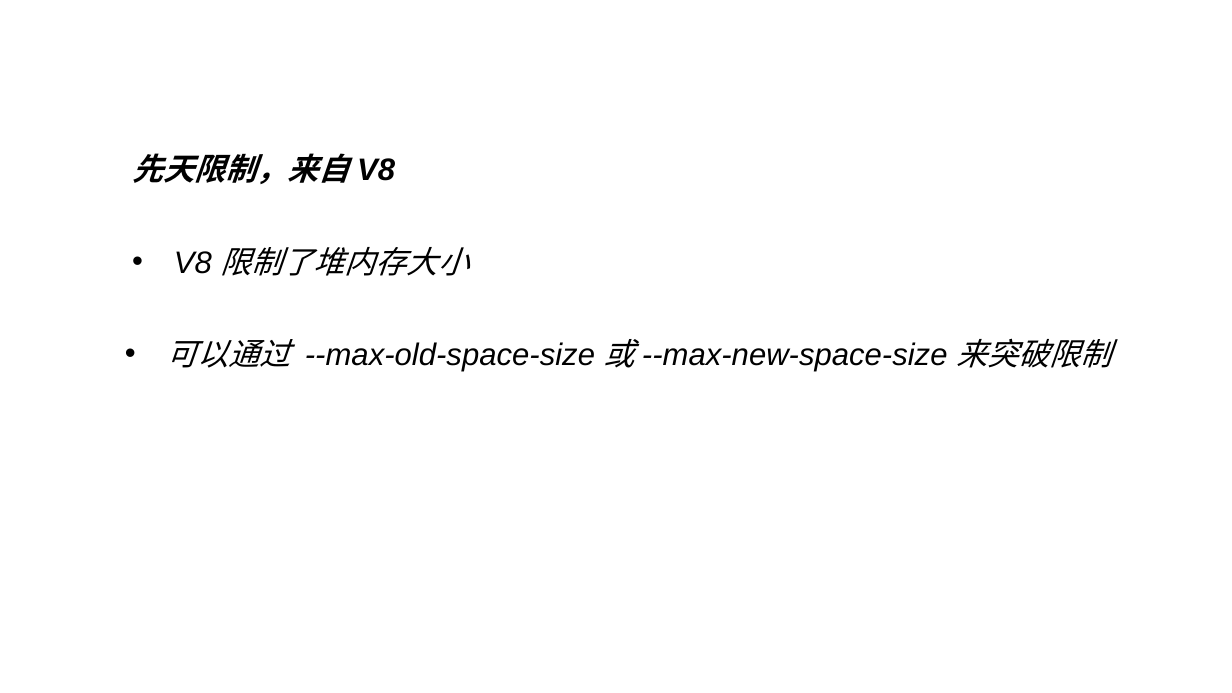
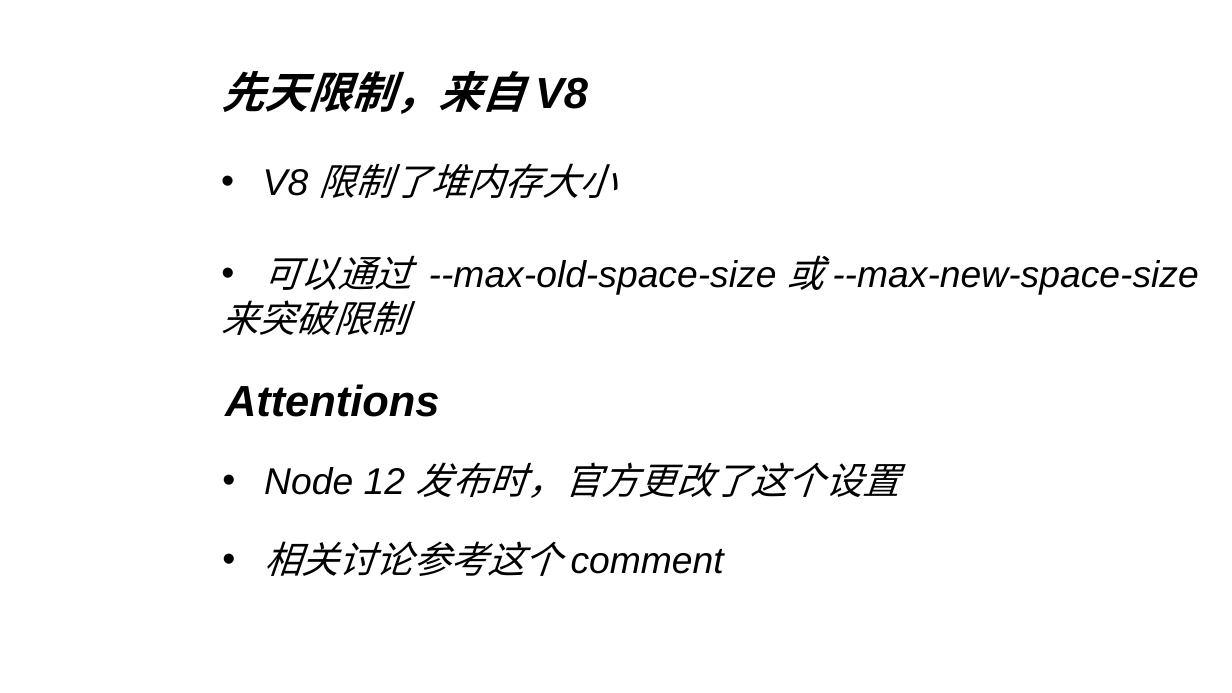
Before and after one commit to KEXUJIAN/stream-demo, a slide deck: slide 3 of stream.ppt. Drawn at 1232x693 pixels with LibreOffice and Linux fonts; fonts in the diff are those of the drawing. Boxes give left, top, right and bottom in pixels: in the first picture for what was removed or moved away, otherwise in the second. Text is boxed around its words. In the diff, an @@ line names an element or a change of style, - is before the commit and + after.

```diff
--- a/stream.ppt
+++ b/stream.ppt
@@ text "先天限制，来自 V8": place and size @@
-text "先天限制，来自 V8" at <box>132,153,395,184</box>
+text "先天限制，来自 V8" at <box>221,71,588,114</box>
@@ text "先天限制，来自 V8" at <box>221,71,588,114</box>: size 20 to 28 pt @@
@@ text "V8 限制了堆内存大小": place and size @@
-text "V8 限制了堆内存大小" at <box>174,247,469,276</box>
+text "V8 限制了堆内存大小" at <box>263,163,617,198</box>
@@ text "V8 限制了堆内存大小" at <box>263,163,617,198</box>: size 20 to 24 pt @@
@@ text at <box>221,255,1198,335</box>: text changed; size 20 to 24 pt @@
-• 可以通过 --max-old-space-size 或 --max-new-space-size 来突破限制
+• 可以通过 --max-old-space-size 或 --max-new-space-size
+来突破限制
@@ text added at <box>225,384,440,417</box>, 28 pt, text #000000, bold, italic @@
+Attentions
@@ text added at <box>264,462,899,498</box>, 24 pt, text #000000, italic @@
+• Node 12 发布时，官方更改了这个设置
@@ text added at <box>264,541,724,576</box>, 24 pt, text #000000, italic @@
+• 相关讨论参考这个 comment
```
Also in this commit, not shown: 15 other slides changed, 4 slides added, 2 slides removed, 3 other files.
